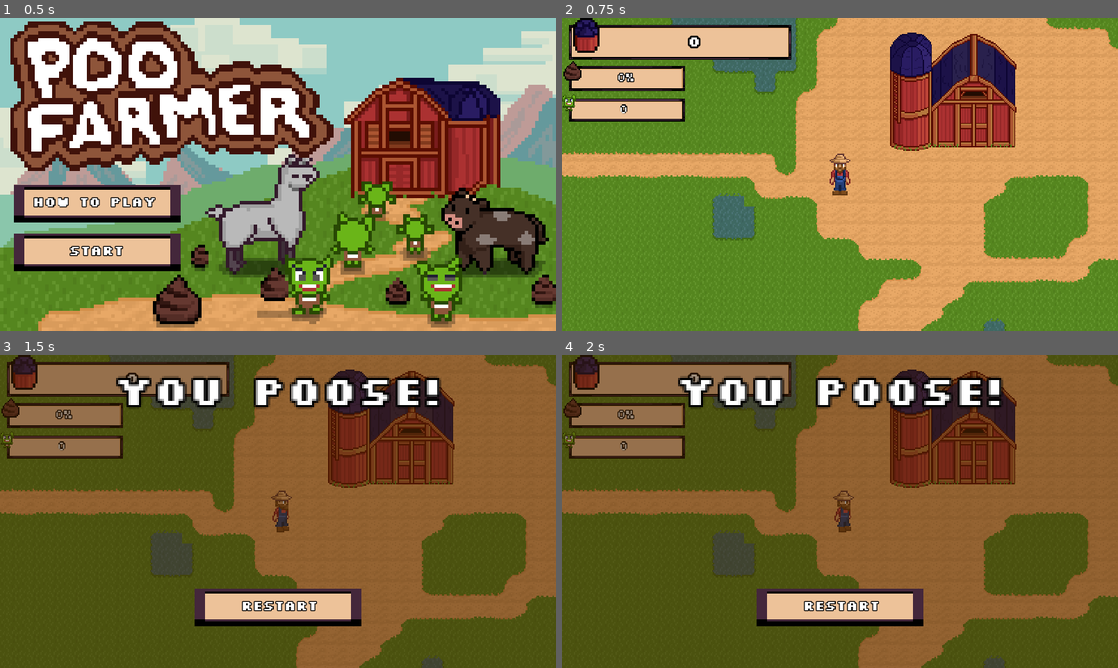
Above: before the commit, frames 1-4 (two rows, left to right).
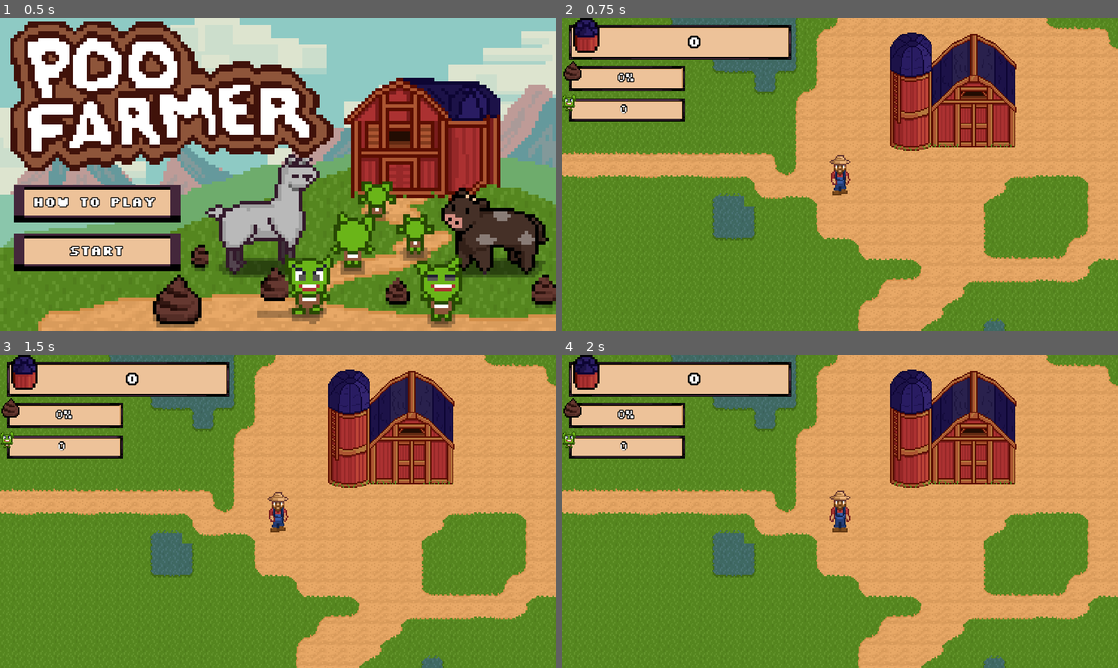
Above: after the commit, the same moments.

Repository: astro-panda/poo-farmer
Game: Godot game, scene res://Scenes/Main.tscn
The game is run twice, just before and just after one commit, with the same random seed, the same clock (stepped at 60 frames per second) and the same inputs.
Inputs (mouse positions are in pixels of both pictures, inside the frame that each line leads up to):
- Up to frame 1 (0.5 s): no input
- Up to frame 2 (0.75 s): click "Start" at 0.5 s
- Up to frame 3 (1.5 s): tap Enter at 1.25 s; move the mouse to (400, 495) at 1.27 s; hold Right (move_right) from 1.28 s (still down); hold X (game_over) from 1.28 s (still down); click (400, 495) at 1.42 s
- Up to frame 4 (2 s): keep holding Right (move_right); keep holding X (game_over)

Frame 1 is identical in both runs. In frame 2, 0.2% of the frame differs, in the area x 48-52%, y 43-57%; in frame 3, 98%, in the area x 0-100%, y 0-100%; in frame 4, 98%.
Error after the commit: Parse Error: Variable "enemy_spawner" already defined in the scope (at line 163). (res://Scripts/Player.gd:165)

Commit message:
sped up goblins Added How to play contents Game Over Screen contents increased poos decreased animal audio intervals

Diff:
--- a/poofarmer/Scenes/Animal/Animal.tscn
+++ b/poofarmer/Scenes/Animal/Animal.tscn
@@ -460,7 +460,7 @@
 collision_mask = 13
 script = ExtResource( 1 )
 poo_timer_min = 1.0
-poo_timer_max = 90.0
+poo_timer_max = 30.0
 _type = 1
 
 [node name="PooTimer" type="Timer" parent="."]
@@ -468,7 +468,6 @@
 [node name="Sprite" type="AnimatedSprite" parent="."]
 frames = SubResource( 2 )
 animation = "Chicken - down"
-frame = 2
 playing = true
 
 [node name="CollisionShape2D" type="CollisionShape2D" parent="."]
@@ -484,25 +483,25 @@
 behaviors = [ ExtResource( 11 ), ExtResource( 12 ), ExtResource( 8 ) ]
 
 [node name="CowAudioController" parent="AudioRouter" instance=ExtResource( 3 )]
-next_behavior_min = 45.0
-next_behavior_max = 160.0
+next_behavior_min = 10.0
+next_behavior_max = 60.0
 actions = [ ExtResource( 16 ), ExtResource( 17 ) ]
 behaviors = [ ExtResource( 13 ), ExtResource( 14 ), ExtResource( 15 ) ]
 
 [node name="GoatAudioController" parent="AudioRouter" instance=ExtResource( 3 )]
-next_behavior_min = 30.0
-next_behavior_max = 90.0
+next_behavior_min = 5.0
+next_behavior_max = 60.0
 actions = [ ExtResource( 21 ), ExtResource( 22 ), ExtResource( 23 ) ]
 behaviors = [ ExtResource( 18 ), ExtResource( 19 ), ExtResource( 20 ) ]
 
 [node name="LlamaAudioController" parent="AudioRouter" instance=ExtResource( 3 )]
 next_behavior_min = 15.0
-next_behavior_max = 70.0
+next_behavior_max = 60.0
 actions = [ ExtResource( 21 ), ExtResource( 22 ), ExtResource( 23 ) ]
 behaviors = [ ExtResource( 24 ), ExtResource( 25 ), ExtResource( 26 ) ]
 
 [node name="UnicornAudioController" parent="AudioRouter" instance=ExtResource( 3 )]
-next_behavior_min = 20.0
+next_behavior_min = 5.0
 next_behavior_max = 80.0
 actions = [ ExtResource( 21 ), ExtResource( 22 ), ExtResource( 23 ) ]
 behaviors = [ ExtResource( 27 ), ExtResource( 28 ) ]
--- a/poofarmer/Scenes/Goblin.tscn
+++ b/poofarmer/Scenes/Goblin.tscn
@@ -107,6 +107,7 @@
 collision_layer = 8
 collision_mask = 7
 script = ExtResource( 1 )
+speed = 2000
 
 [node name="AnimatedSprite" type="AnimatedSprite" parent="."]
 scale = Vector2( 1.5, 1.5 )
--- a/poofarmer/Scenes/Main.tscn
+++ b/poofarmer/Scenes/Main.tscn
@@ -204,6 +204,9 @@
 
 [node name="ModalWindow" parent="Player" instance=ExtResource( 9 )]
 visible = false
+__meta__ = {
+"_edit_horizontal_guides_": [ 150.0 ]
+}
 
 [node name="StartScreen" parent="." instance=ExtResource( 19 )]
 
--- a/poofarmer/Scenes/UI/ModalWindow.tscn
+++ b/poofarmer/Scenes/UI/ModalWindow.tscn
@@ -1,9 +1,164 @@
-[gd_scene load_steps=5 format=2]
+[gd_scene load_steps=48 format=2]
 
 [ext_resource path="res://Scripts/ModalWindow.gd" type="Script" id=1]
 [ext_resource path="res://Themes/UI Theme.tres" type="Theme" id=2]
 [ext_resource path="res://Images/HUD.Button.png" type="Texture" id=3]
 [ext_resource path="res://Images/HUD.Button.Pressed.png" type="Texture" id=4]
+[ext_resource path="res://Images/Farmer.png" type="Texture" id=5]
+[ext_resource path="res://Images/HUD.Shotgun.png" type="Texture" id=6]
+[ext_resource path="res://Images/HUD.Frame.1.png" type="Texture" id=7]
+[ext_resource path="res://Images/HUD.ScatlingGun.png" type="Texture" id=8]
+[ext_resource path="res://Images/HUD.Shovel.png" type="Texture" id=9]
+[ext_resource path="res://Images/HUD.RocketLauncher.png" type="Texture" id=10]
+[ext_resource path="res://Images/HUD.RailGun.png" type="Texture" id=11]
+[ext_resource path="res://Images/HUD.Pistol.png" type="Texture" id=12]
+[ext_resource path="res://Images/Goblin.png" type="Texture" id=13]
+[ext_resource path="res://Images/Crap.png" type="Texture" id=14]
+[ext_resource path="res://Images/Crap.Rainbow.png" type="Texture" id=15]
+
+[sub_resource type="AtlasTexture" id=1]
+atlas = ExtResource( 5 )
+region = Rect2( 0, 0, 16, 32 )
+
+[sub_resource type="AtlasTexture" id=2]
+atlas = ExtResource( 5 )
+region = Rect2( 16, 0, 16, 32 )
+
+[sub_resource type="AtlasTexture" id=3]
+atlas = ExtResource( 5 )
+region = Rect2( 32, 0, 16, 32 )
+
+[sub_resource type="AtlasTexture" id=4]
+atlas = ExtResource( 5 )
+region = Rect2( 48, 0, 16, 32 )
+
+[sub_resource type="AtlasTexture" id=5]
+atlas = ExtResource( 5 )
+region = Rect2( 0, 32, 16, 32 )
+
+[sub_resource type="AtlasTexture" id=6]
+atlas = ExtResource( 5 )
+region = Rect2( 16, 32, 16, 32 )
+
+[sub_resource type="AtlasTexture" id=7]
+atlas = ExtResource( 5 )
+region = Rect2( 32, 32, 16, 32 )
+
+[sub_resource type="AtlasTexture" id=8]
+atlas = ExtResource( 5 )
+region = Rect2( 48, 32, 16, 32 )
+
+[sub_resource type="AtlasTexture" id=9]
+atlas = ExtResource( 5 )
+region = Rect2( 0, 64, 16, 32 )
+
+[sub_resource type="AtlasTexture" id=10]
+atlas = ExtResource( 5 )
+region = Rect2( 16, 64, 16, 32 )
+
+[sub_resource type="AtlasTexture" id=11]
+atlas = ExtResource( 5 )
+region = Rect2( 32, 64, 16, 32 )
+
+[sub_resource type="AtlasTexture" id=12]
+atlas = ExtResource( 5 )
+region = Rect2( 48, 64, 16, 32 )
+
+[sub_resource type="AtlasTexture" id=13]
+atlas = ExtResource( 5 )
+region = Rect2( 0, 96, 16, 32 )
+
+[sub_resource type="AtlasTexture" id=14]
+atlas = ExtResource( 5 )
+region = Rect2( 16, 96, 16, 32 )
+
+[sub_resource type="AtlasTexture" id=15]
+atlas = ExtResource( 5 )
+region = Rect2( 32, 96, 16, 32 )
+
+[sub_resource type="AtlasTexture" id=16]
+atlas = ExtResource( 5 )
+region = Rect2( 48, 96, 16, 32 )
+
+[sub_resource type="SpriteFrames" id=17]
+animations = [ {
+"frames": [ SubResource( 1 ), SubResource( 2 ), SubResource( 3 ), SubResource( 4 ), SubResource( 5 ), SubResource( 6 ), SubResource( 7 ), SubResource( 8 ), SubResource( 9 ), SubResource( 10 ), SubResource( 11 ), SubResource( 12 ), SubResource( 13 ), SubResource( 14 ), SubResource( 15 ), SubResource( 16 ) ],
+"loop": true,
+"name": "default",
+"speed": 3.0
+} ]
+
+[sub_resource type="AtlasTexture" id=24]
+atlas = ExtResource( 13 )
+region = Rect2( 0, 96, 16, 32 )
+
+[sub_resource type="AtlasTexture" id=20]
+atlas = ExtResource( 13 )
+region = Rect2( 0, 32, 16, 32 )
+
+[sub_resource type="AtlasTexture" id=21]
+atlas = ExtResource( 13 )
+region = Rect2( 16, 32, 16, 32 )
+
+[sub_resource type="AtlasTexture" id=22]
+atlas = ExtResource( 13 )
+region = Rect2( 32, 32, 16, 32 )
+
+[sub_resource type="AtlasTexture" id=23]
+atlas = ExtResource( 13 )
+region = Rect2( 48, 32, 16, 32 )
+
+[sub_resource type="AtlasTexture" id=25]
+atlas = ExtResource( 13 )
+region = Rect2( 16, 96, 16, 32 )
+
+[sub_resource type="AtlasTexture" id=26]
+atlas = ExtResource( 13 )
+region = Rect2( 32, 96, 16, 32 )
+
+[sub_resource type="AtlasTexture" id=27]
+atlas = ExtResource( 13 )
+region = Rect2( 48, 96, 16, 32 )
+
+[sub_resource type="SpriteFrames" id=19]
+animations = [ {
+"frames": [ SubResource( 24 ), SubResource( 20 ), SubResource( 21 ), SubResource( 22 ), SubResource( 23 ), SubResource( 25 ), SubResource( 26 ), SubResource( 27 ) ],
+"loop": true,
+"name": "default",
+"speed": 5.0
+} ]
+
+[sub_resource type="SpriteFrames" id=28]
+animations = [ {
+"frames": [ ExtResource( 14 ) ],
+"loop": true,
+"name": "default",
+"speed": 5.0
+} ]
+
+[sub_resource type="AtlasTexture" id=29]
+atlas = ExtResource( 15 )
+region = Rect2( 0, 0, 16, 16 )
+
+[sub_resource type="AtlasTexture" id=30]
+atlas = ExtResource( 15 )
+region = Rect2( 16, 0, 16, 16 )
+
+[sub_resource type="AtlasTexture" id=31]
+atlas = ExtResource( 15 )
+region = Rect2( 32, 0, 16, 16 )
+
+[sub_resource type="AtlasTexture" id=32]
+atlas = ExtResource( 15 )
+region = Rect2( 48, 0, 16, 16 )
+
+[sub_resource type="SpriteFrames" id=33]
+animations = [ {
+"frames": [ SubResource( 29 ), SubResource( 30 ), SubResource( 31 ), SubResource( 32 ) ],
+"loop": true,
+"name": "default",
+"speed": 5.0
+} ]
 
 [node name="ModalWindow" type="Control"]
 pause_mode = 2
@@ -11,8 +166,8 @@
 anchor_bottom = 1.0
 script = ExtResource( 1 )
 __meta__ = {
-"_edit_horizontal_guides_": [ 154.0 ],
-"_edit_vertical_guides_": [ 320.0, 448.0 ]
+"_edit_horizontal_guides_": [ 150.0 ],
+"_edit_vertical_guides_": [ 320.0 ]
 }
 
 [node name="CanvasLayer" type="CanvasLayer" parent="."]
@@ -28,7 +183,7 @@
 margin_top = -180.0
 margin_right = 320.0
 margin_bottom = 180.0
-color = Color( 0.258824, 0.12549, 0, 0.505882 )
+color = Color( 0.258824, 0.12549, 0, 0.854902 )
 
 [node name="Poosed" type="Control" parent="CanvasLayer"]
 visible = false
@@ -63,7 +218,6 @@
 margin_bottom = 30.0
 theme = ExtResource( 2 )
 text = "Resume"
-percent_visible = -0.25
 
 [node name="Restart" type="TextureButton" parent="CanvasLayer/Poosed"]
 margin_left = 96.0
@@ -120,16 +274,6 @@
 visible = false
 margin_right = 40.0
 margin_bottom = 40.0
-
-[node name="structions" type="Label" parent="CanvasLayer/HowToPlay"]
-margin_left = 191.0
-margin_top = 177.0
-margin_right = 458.0
-margin_bottom = 196.0
-theme = ExtResource( 2 )
-text = "Just get good, peasant"
-align = 1
-valign = 1
 
 [node name="Title" type="Label" parent="CanvasLayer/HowToPlay"]
 margin_left = 104.0
@@ -142,6 +286,100 @@
 align = 1
 valign = 1
 
+[node name="Move" type="Label" parent="CanvasLayer/HowToPlay"]
+margin_left = 162.0
+margin_top = 134.0
+margin_right = 287.0
+margin_bottom = 153.0
+theme = ExtResource( 2 )
+text = "Move: WASD"
+align = 1
+valign = 1
+
+[node name="Player" type="AnimatedSprite" parent="CanvasLayer/HowToPlay/Move"]
+position = Vector2( -37, 4 )
+scale = Vector2( 2, 2 )
+frames = SubResource( 17 )
+frame = 4
+playing = true
+
+[node name="Shoot" type="Label" parent="CanvasLayer/HowToPlay"]
+margin_left = 394.0
+margin_top = 134.0
+margin_right = 554.0
+margin_bottom = 153.0
+theme = ExtResource( 2 )
+text = "Shoot: L-Click"
+align = 1
+valign = 1
+
+[node name="HudShotgun" type="Sprite" parent="CanvasLayer/HowToPlay/Shoot"]
+position = Vector2( -23, 3 )
+scale = Vector2( 3, 3 )
+texture = ExtResource( 6 )
+
+[node name="Weapons" type="Label" parent="CanvasLayer/HowToPlay"]
+margin_left = 288.0
+margin_top = 210.0
+margin_right = 411.0
+margin_bottom = 229.0
+theme = ExtResource( 2 )
+text = "Weapons: R"
+align = 1
+valign = 1
+
+[node name="Node" type="Node2D" parent="CanvasLayer/HowToPlay/Weapons"]
+position = Vector2( -128, -212 )
+
+[node name="HudFrame1" type="Sprite" parent="CanvasLayer/HowToPlay/Weapons/Node"]
+position = Vector2( 75, 214 )
+texture = ExtResource( 7 )
+
+[node name="HudFrame2" type="Sprite" parent="CanvasLayer/HowToPlay/Weapons/Node"]
+position = Vector2( 92, 244 )
+texture = ExtResource( 7 )
+
+[node name="HudFrame3" type="Sprite" parent="CanvasLayer/HowToPlay/Weapons/Node"]
+position = Vector2( 109, 231 )
+texture = ExtResource( 7 )
+
+[node name="HudFrame4" type="Sprite" parent="CanvasLayer/HowToPlay/Weapons/Node"]
+position = Vector2( 75, 231 )
+texture = ExtResource( 7 )
+
+[node name="HudFrame5" type="Sprite" parent="CanvasLayer/HowToPlay/Weapons/Node"]
+position = Vector2( 109, 214 )
+texture = ExtResource( 7 )
+
+[node name="HudFrame6" type="Sprite" parent="CanvasLayer/HowToPlay/Weapons/Node"]
+position = Vector2( 92, 201 )
+texture = ExtResource( 7 )
+
+[node name="HudShovel" type="Sprite" parent="CanvasLayer/HowToPlay/Weapons/Node"]
+position = Vector2( 92, 244 )
+scale = Vector2( 0.375, 0.375 )
+texture = ExtResource( 9 )
+
+[node name="HudPistol" type="Sprite" parent="CanvasLayer/HowToPlay/Weapons/Node/HudShovel"]
+position = Vector2( 45.3333, -34.6667 )
+texture = ExtResource( 12 )
+
+[node name="HudShotgun" type="Sprite" parent="CanvasLayer/HowToPlay/Weapons/Node/HudShovel/HudPistol"]
+position = Vector2( 0, -45.3333 )
+texture = ExtResource( 6 )
+
+[node name="HudScatlingGun" type="Sprite" parent="CanvasLayer/HowToPlay/Weapons/Node/HudShovel/HudPistol"]
+position = Vector2( -45.3333, -80 )
+texture = ExtResource( 8 )
+
+[node name="HudRocketLauncher" type="Sprite" parent="CanvasLayer/HowToPlay/Weapons/Node/HudShovel/HudPistol"]
+position = Vector2( -90.6667, -45.3333 )
+texture = ExtResource( 10 )
+
+[node name="HudRailGun" type="Sprite" parent="CanvasLayer/HowToPlay/Weapons/Node/HudShovel/HudPistol"]
+position = Vector2( -90.6667, 0 )
+texture = ExtResource( 11 )
+
 [node name="Close" type="TextureButton" parent="CanvasLayer/HowToPlay"]
 margin_left = 223.0
 margin_top = 296.0
@@ -174,14 +412,46 @@
 align = 1
 valign = 1
 
+[node name="Poo Banner" type="Label" parent="CanvasLayer/GameOver"]
+margin_left = 175.0
+margin_top = 175.0
+margin_right = 489.0
+margin_bottom = 194.0
+theme = ExtResource( 2 )
+align = 1
+valign = 1
+autowrap = true
+
 [node name="Wave Banner" type="Label" parent="CanvasLayer/GameOver"]
-margin_left = 191.0
-margin_top = 177.0
-margin_right = 458.0
-margin_bottom = 196.0
-theme = ExtResource( 2 )
-align = 1
-valign = 1
+margin_left = 189.0
+margin_top = 103.0
+margin_right = 468.0
+margin_bottom = 122.0
+theme = ExtResource( 2 )
+align = 1
+valign = 1
+
+[node name="AnimatedSprite2" type="AnimatedSprite" parent="CanvasLayer/GameOver"]
+position = Vector2( 143, 103 )
+scale = Vector2( 1.3, 1.3 )
+frames = SubResource( 19 )
+
+[node name="AnimatedSprite3" type="AnimatedSprite" parent="CanvasLayer/GameOver/AnimatedSprite2"]
+position = Vector2( 20, -9.23077 )
+frames = SubResource( 19 )
+
+[node name="AnimatedSprite2" type="AnimatedSprite" parent="CanvasLayer/GameOver/AnimatedSprite2"]
+position = Vector2( -21.5385, -9.23077 )
+frames = SubResource( 19 )
+
+[node name="AnimatedSprite" type="AnimatedSprite" parent="CanvasLayer/GameOver"]
+position = Vector2( 120, 185 )
+scale = Vector2( 2, 2 )
+frames = SubResource( 28 )
+
+[node name="AnimatedSprite" type="AnimatedSprite" parent="CanvasLayer/GameOver/AnimatedSprite"]
+position = Vector2( 8.5, 8 )
+frames = SubResource( 33 )
 
 [node name="Restart" type="TextureButton" parent="CanvasLayer/GameOver"]
 margin_left = 224.0
--- a/poofarmer/Scripts/ModalWindow.gd
+++ b/poofarmer/Scripts/ModalWindow.gd
@@ -7,6 +7,9 @@
 onready var poosed = $CanvasLayer/Poosed
 onready var how_to_play = $CanvasLayer/HowToPlay
 onready var game_over = $CanvasLayer/GameOver
+
+onready var wave_banner = $"CanvasLayer/GameOver/Wave Banner"
+onready var poo_banner = $"CanvasLayer/GameOver/Poo Banner"
 
 var game_started = false
 var is_paused = false
@@ -29,8 +32,11 @@
 		is_paused = value
 
 
-func display_game_over():
+func display_game_over(waves: String, pooCollected: String):
 	set_is_paused(true)
+
+	wave_banner.text = waves
+	poo_banner.text = pooCollected
 	canvas.visible = true
 	poosed.visible = false
 	how_to_play.visible = false
--- a/poofarmer/Scripts/Player.gd
+++ b/poofarmer/Scripts/Player.gd
@@ -21,6 +21,7 @@
 
 onready var hud = get_tree().get_nodes_in_group("hud")[0]
 onready var silo = get_tree().get_nodes_in_group("silo")[0]
+
 onready var modal_window = $ModalWindow
 onready var game_on_timer = $GameOnTimer
 onready var audio_ctrl = $MobAudioController
@@ -161,10 +162,11 @@
 func game_over():
 	var enemy_spawner = get_tree().get_nodes_in_group("spawner_enemy")[0]
 	get_tree().paused = true
+	var enemy_spawner = get_tree().get_nodes_in_group("spawner_enemy")[0]
 	print("You Poose!")
-	print("Waves survived: " + str(enemy_spawner.wave_count) + ", nice!")
-	print("You harvested " + str(gross_poo_harvested) + " poo with your hands.... gross...")
-	$ModalWindow.display_game_over()
+	var wave_count = "Waves survived: " + str(enemy_spawner.wave_count) + ", nice!"
+	var gross_poo = "You harvested " + str(gross_poo_harvested) + " poo with your hands.... gross..."
+	$ModalWindow.display_game_over(wave_count, gross_poo)
 
 func _on_GameOnTimer_timeout():
 	if totalPooAmount <= 0:
--- a/poofarmer/project.godot
+++ b/poofarmer/project.godot
@@ -70,7 +70,7 @@
 
 config/name="poofarmer"
 run/main_scene="res://Scenes/Main.tscn"
-config/icon="res://icon.png"
+config/icon="res://Images/Crap-export.png"
 
 [display]
 
@@ -80,6 +80,11 @@
 window/size/test_height=720
 window/stretch/mode="2d"
 window/stretch/aspect="keep"
+
+[global]
+
+logo=false
+icon=false
 
 [gui]
 
Binary file removed: poofarmer/Images/gnome-glow.png
Not shown, removed: poofarmer/Images/gnome-glow.png.import
Binary file removed: poofarmer/Images/gnome.png
Not shown, removed: poofarmer/Images/gnome.png.import
